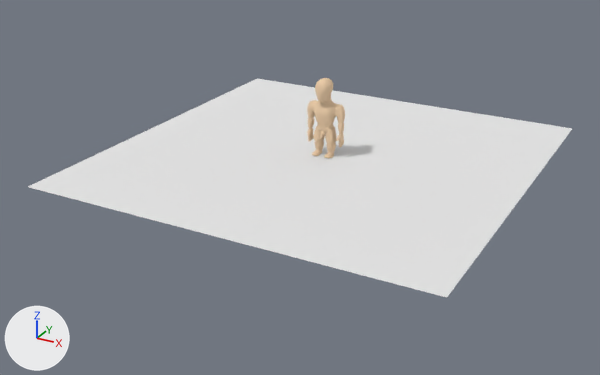
An edit to the Blender file blender/HeroBase/HeroBase16x16.blend, drawn before and after from the same camera.
One viewpoint serves both versions: a 50 mm lens placed at (8.8, -17.22, 7.59), pointed at (-0.19, -0.88, -0.58). Arrows for +X, +Y and +Z are at lower left; the lights stay in place.

The first picture shows 'Man', 'RenderPlatform'.
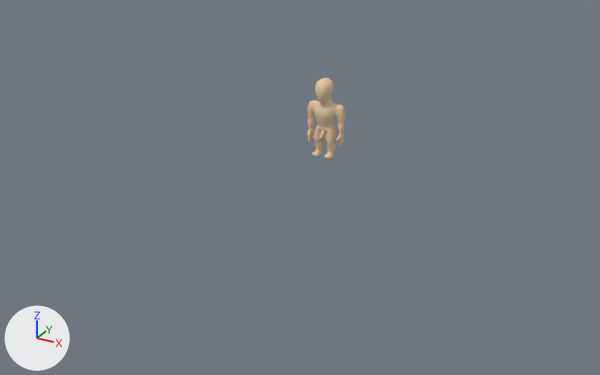
The change in detail:
Object 'RenderPlatform' (ob_renderplatform) is now hidden.

Changed parts and their boxes (x1, y1, x2, y2) in the pictures (600 x 375 px):
'RenderPlatform', hidden: before (28, 78, 572, 298)
